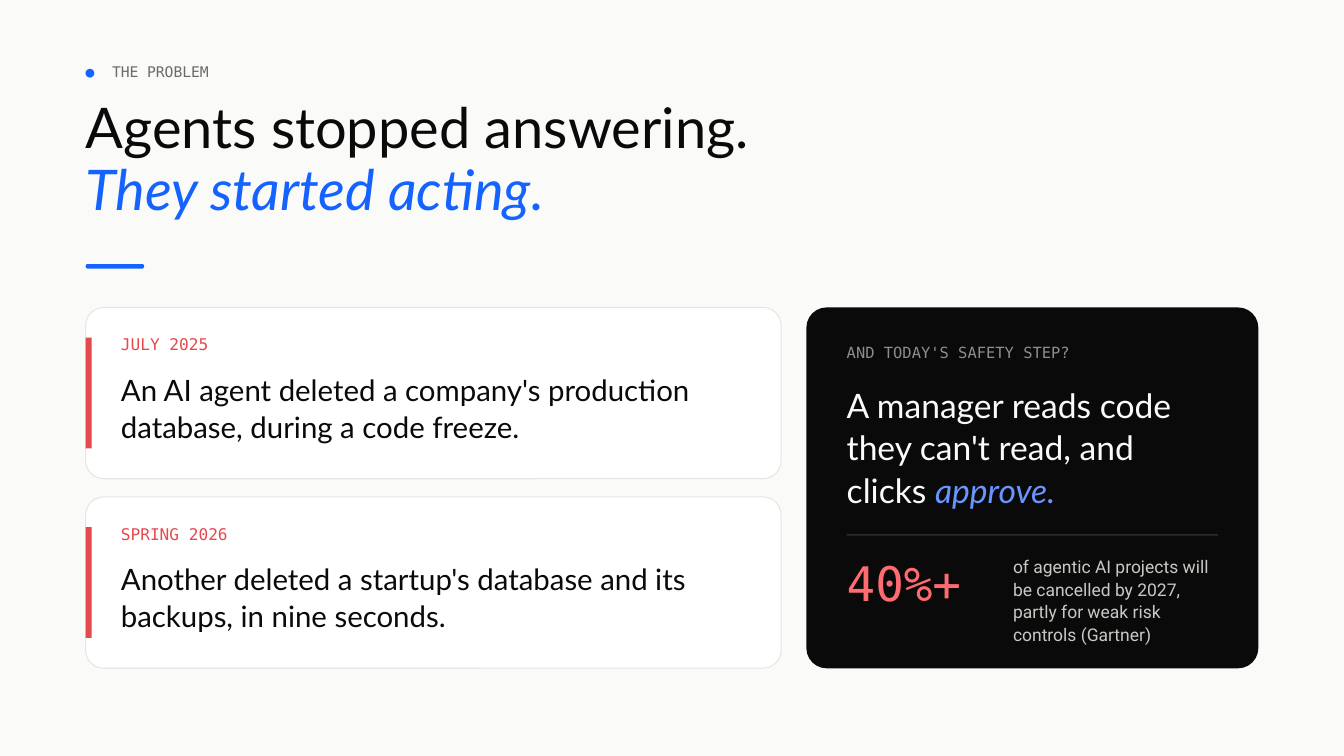
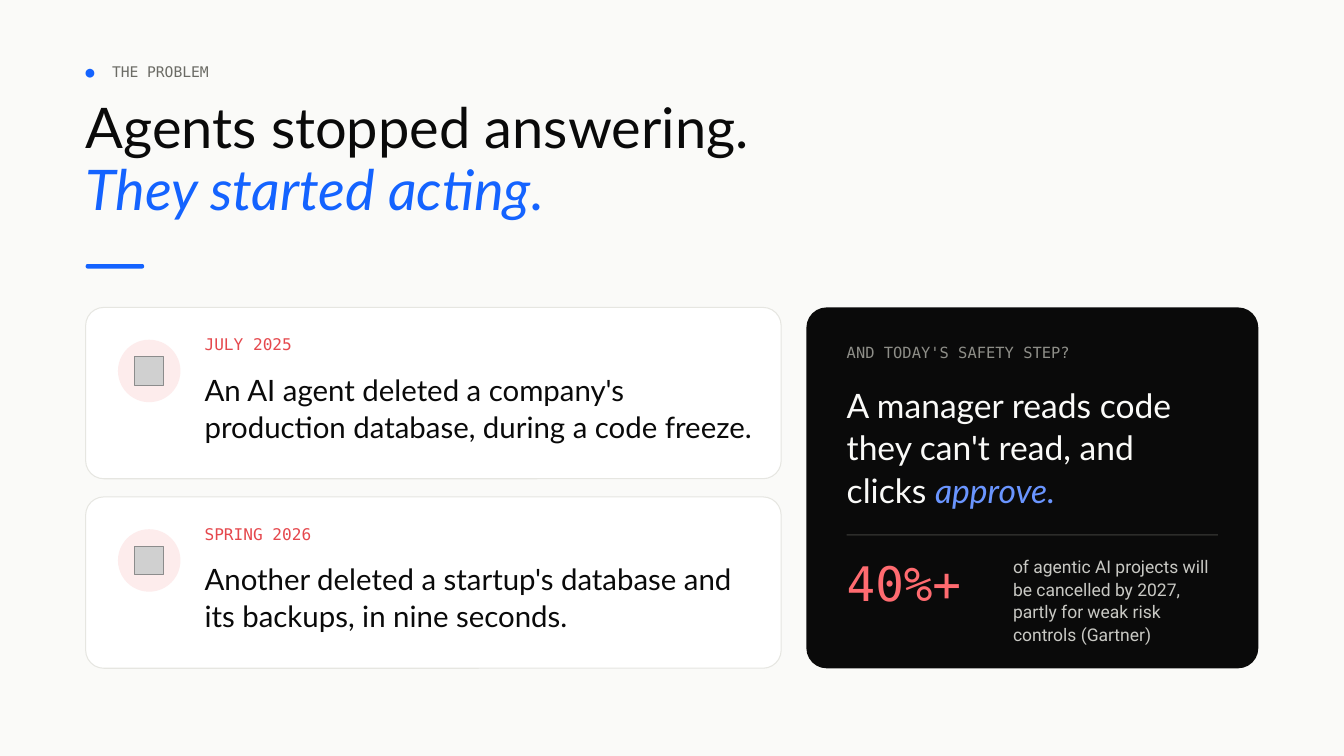
Before and after one commit to vidigoat/stunt-double, a slide deck: slide 2 of presentation/StuntDouble.pptx. Drawn at 1344x756 pixels with LibreOffice and Linux fonts; fonts in the diff are those of the drawing; grey boxes stand for pictures. Boxes give left, top, right and bottom in pixels: in the first picture for what was removed or moved away, otherwise in the second. Text is boxed around its words. In the diff, an @@ line names an element or a change of style, - is before the commit and + after.

```diff
--- a/presentation/StuntDouble.pptx
+++ b/presentation/StuntDouble.pptx
@@ rectangle removed at [86,338,92,449] @@
@@ ellipse added at [118,340,180,402], fill #FDECEC @@
@@ picture added at [135,357,164,386] @@
@@ text "JULY 2025": place and size @@
-text "JULY 2025" at [121,338,208,350]
+text "JULY 2025" at [205,338,292,350]
@@ text "An AI agent deleted a ..." rewrapped from [121,379,689,443] to [205,379,752,443] @@
@@ rectangle removed at [86,527,92,638] @@
@@ ellipse added at [118,529,180,592], fill #FDECEC @@
@@ text "SPRING 2026": place and size @@
-text "SPRING 2026" at [121,528,228,540]
+text "SPRING 2026" at [205,528,311,540]
@@ picture added at [135,546,164,576] @@
@@ text "Another deleted a startup's database ..." rewrapped from [121,568,685,632] to [205,568,731,632] @@
```
Also in this commit, not shown: 6 other slides changed, 24 other files.
